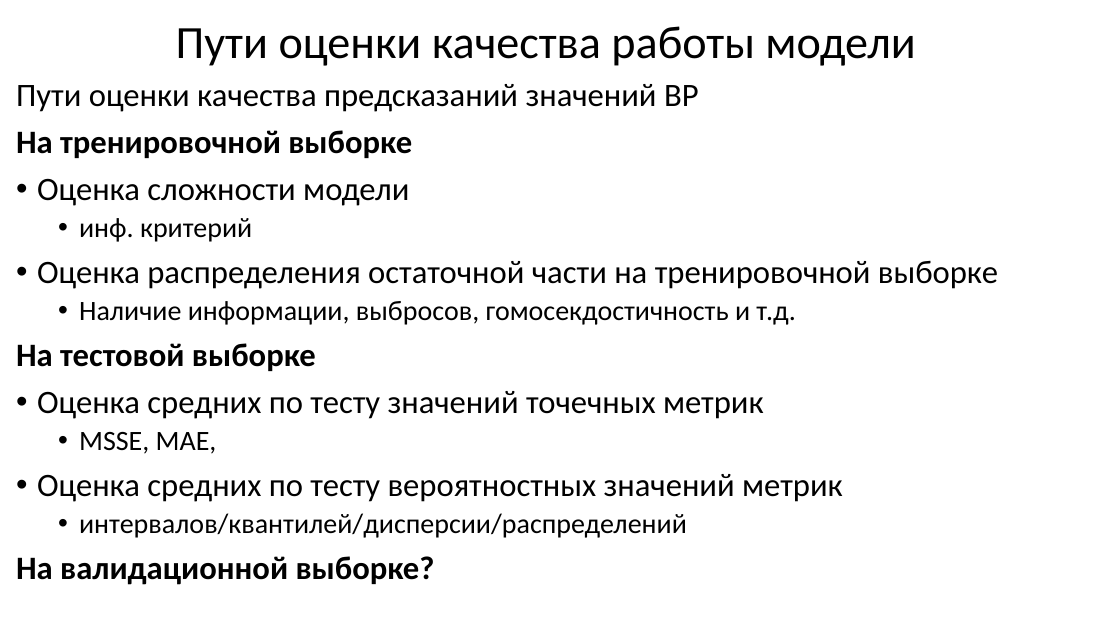
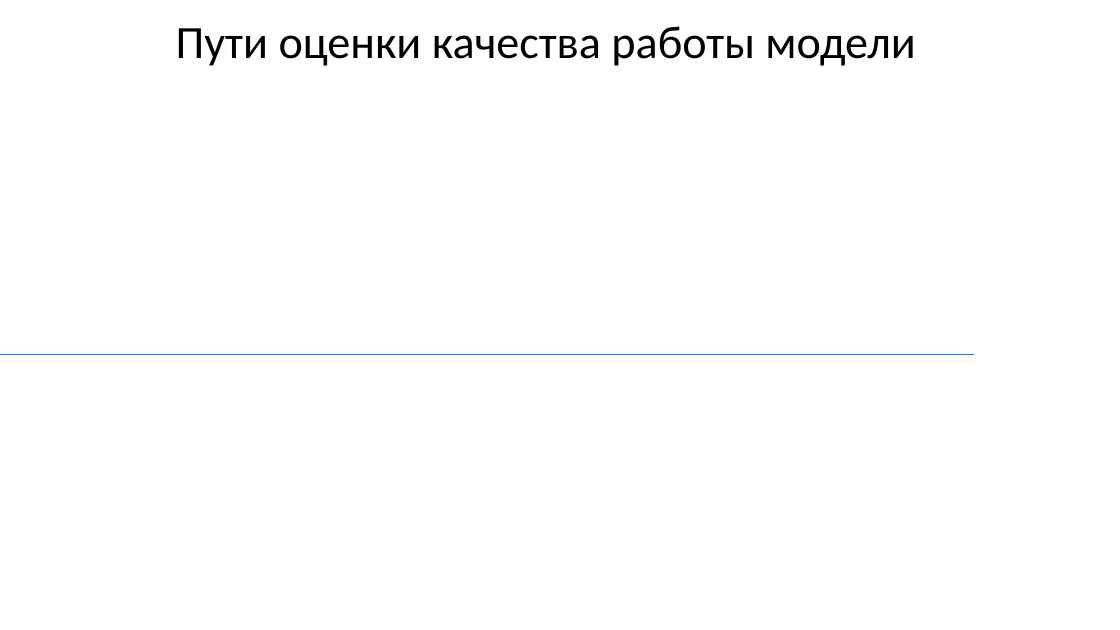
Before and after one commit to MVRonkin/TimeSeriesCourse, a slide deck: slide 2 of 2025/04-2 Оценка качества предсказаний ВР.pptx. Drawn at 1120x630 pixels with LibreOffice and Linux fonts; fonts in the diff are those of the drawing; grey boxes stand for pictures. Boxes give left, top, right and bottom in pixels: in the first picture for what was removed or moved away, otherwise in the second. Text is boxed around its words. In the diff, an @@ line names an element or a change of style, - is before the commit and + after.

```diff
--- a/2025/04-2 Оценка качества предсказаний ВР.pptx
+++ b/2025/04-2 Оценка качества предсказаний ВР.pptx
@@ text removed at <box>16,84,998,585</box> @@
-Пути оценки качества предсказаний значений ВР
-На тренировочной выборке
-• Оценка сложности модели
-  • инф. критерий
-• Оценка распределения остаточной части на тренировочной выборке
-  • Наличие информации, выбросов, гомосекдостичность и т.д.
-На тестовой выборке
-• Оценка средних по тесту значений точечных метрик
-  • MSSE, MAE,
-• Оценка средних по тесту вероятностных значений метрик
-  • интервалов/квантилей/дисперсии/распределений
-На валидационной выборке?
@@ line added from (0, 355) to (974, 355), #4472C4 0.5 pt @@
```
Also in this commit, not shown: 6 slides added.
